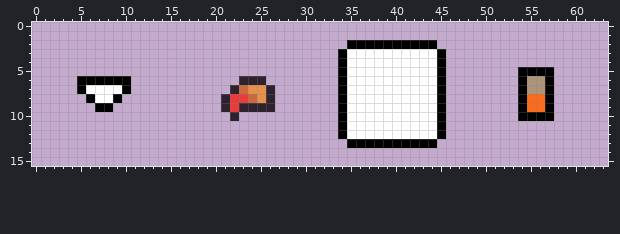
File history of a pixel-art file, Prototypes/prototype_CooknServe/Assets/Sprites/UI.aseprite. This is how it looked before the edit.
64x16 pixels, 1 frame.
After:
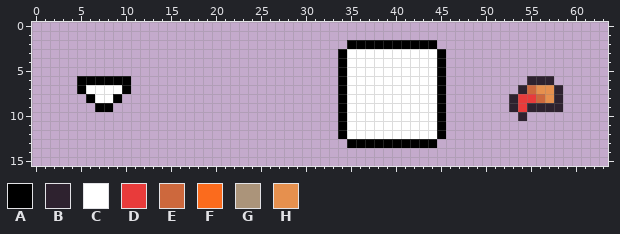
Palette (. is transparent): A #000000  B #2e222f  C #ffffff  D #e83b3b  E #cd683d  F #fb6b1d  G #ab947a  H #e6904e
The edit:
y 5: x 54..57 AAAA -> ....
y 6: x 23..25 BBB -> ...; x 54..57 AGGA -> .BBB
y 7: x 22..26 BEHHB -> .....; x 54..58 AGGA. -> BEHHB
y 8: x 21..26 BDDEHB -> ......; x 53..58 .AFFA. -> BDDEHB
y 9: x 21..26 BDBBBB -> ......; x 53..58 .AFFA. -> BDBBBB
y 10: x 22 B -> .; x 54..57 AAAA -> B...
Where, in picture pixels (left, top, right, bottom), the same in both pictures:
changed: (509, 67, 563, 121)
erased: (221, 76, 275, 121)
